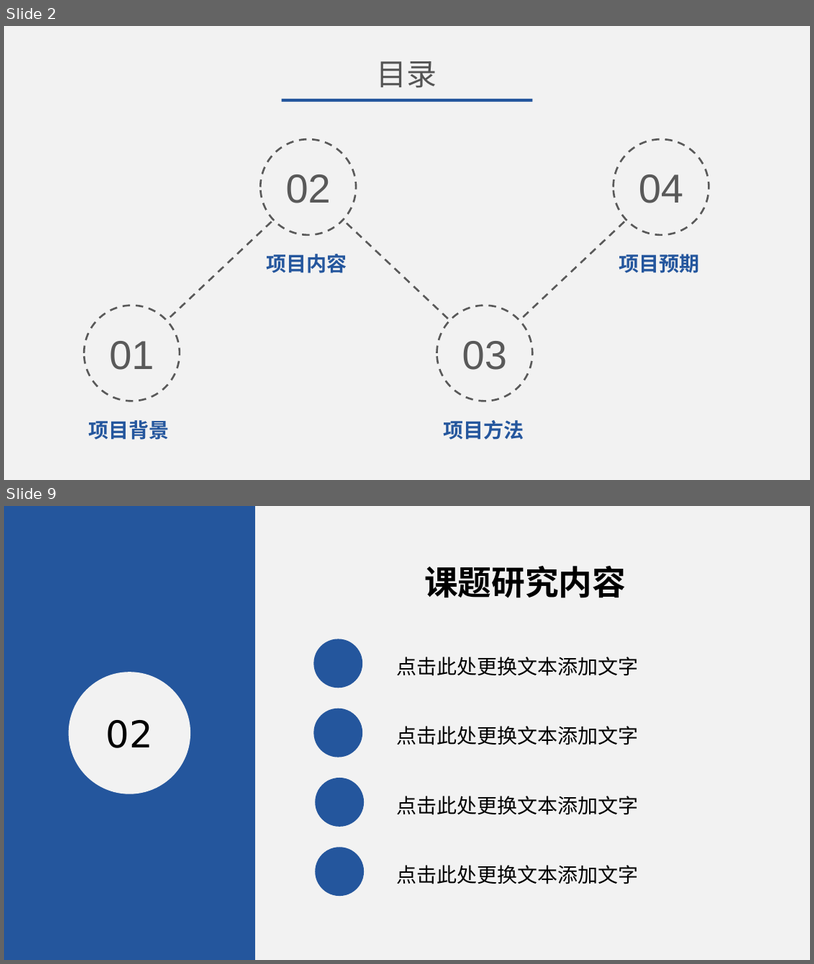
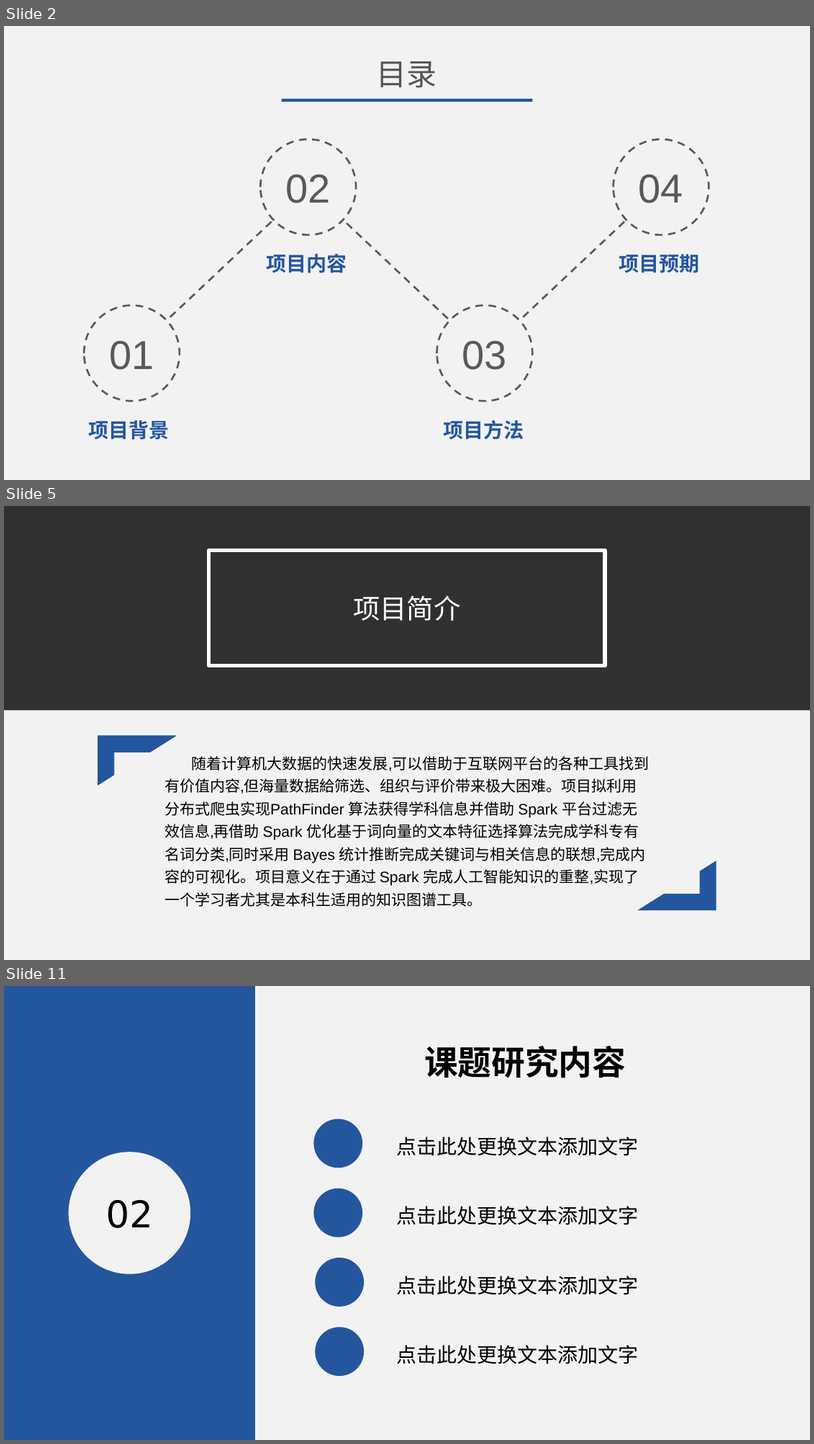
Before and after one commit to 25th-engineer/DaChuangFiles, a slide deck: 大创申报答辩.pptx. Shown one above the other, each under a label of ours: slides 2 and 9 before the commit, slides 2, 5 and 11 after it; the slides between them are not shown. The pictures are 814x964 and 814x1444 pixels, drawn with LibreOffice and Linux fonts; fonts in the diff are those of the drawing; grey boxes stand for pictures. Boxes give left, top, right and bottom in pixels: in the first picture for what was removed or moved away, otherwise in the second. Text is boxed around its words. In the diff, an @@ line names an element or a change of style, - is before the commit and + after.

```diff
--- a/大创申报答辩.pptx
+++ b/大创申报答辩.pptx
@@ slide 5 added at bbox=[4, 506, 810, 960], background #F2F2F2 @@
@@ picture added at bbox=[4, 506, 810, 710] @@
@@ rectangle added at bbox=[4, 506, 810, 710], fill #000000 at 77% opacity @@
@@ rectangle added at bbox=[209, 550, 605, 666], outline #FFFFFF 4.51 pt, 32 pt, text #FFFFFF @@
+项目简介
@@ half frame added at bbox=[98, 736, 176, 785], fill #24569D @@
@@ half frame added at bbox=[98, 735, 176, 785], fill #24569D @@
@@ text added at bbox=[165, 756, 650, 906], 18 pt, text #000000 @@
+随着计算机大数据的快速发展,可以借助于互联网平台的各种工具找到有价值内容,但海量数据給筛选、组织与评价带来极大困难。项目拟利用分布式爬虫实现PathFinder 算法获得学科信息并借助 Spark 平台过滤无效信息,再借助 Spark 优化基于词向量的文本特征选择算法完成学科专有名词分类,同时采用 Bayes 统计推断完成关键词与相关信息的联想,完成内容的可视化。项目意义在于通过 Spark 完成人工智能知识的重整,实现了一个学习者尤其是本科生适用的知识图谱工具。
@@ half frame added at bbox=[638, 860, 717, 910], fill #24569D @@
@@ what was slide 9 is now slide 11 @@
```
Also in this commit, not shown: 2 slides changed, 5 other slides added, 5 slides removed.
